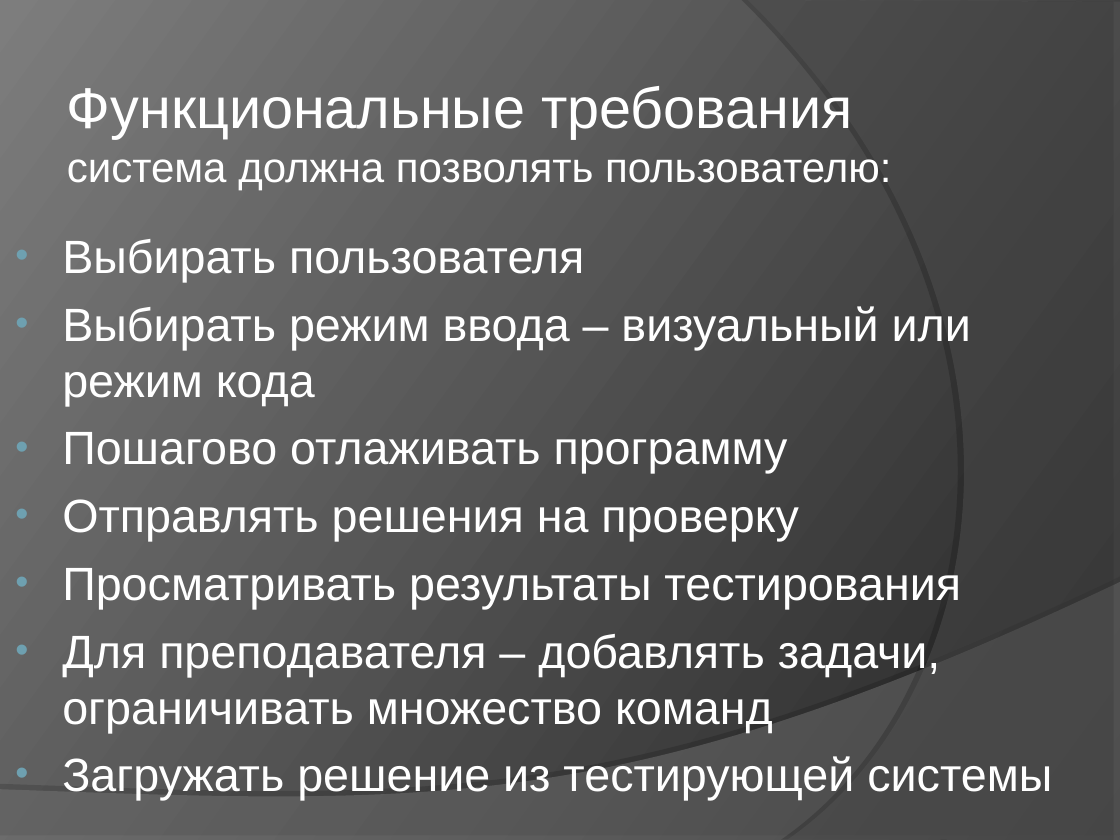
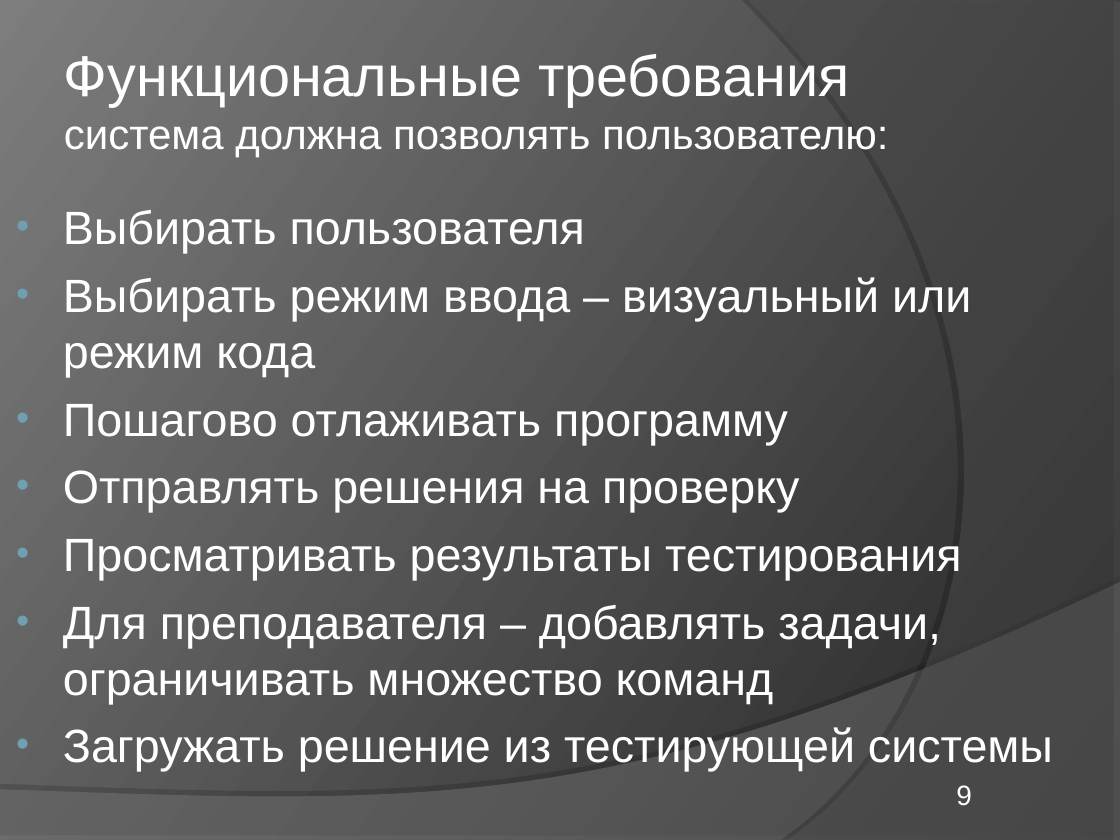
Before and after one commit to elvslv/DiplomaReport, a slide deck: slide 9 of C8503A_Vasilyeva_presentation.ppt. Drawn at 1120x840 pixels with LibreOffice and Linux fonts; fonts in the diff are those of the drawing. Boxes give left, top, right and bottom in pixels: in the first picture for what was removed or moved away, otherwise in the second. Text is boxed around its words. In the diff, an @@ line names an element or a change of style, - is before the commit and + after.

```diff
--- a/C8503A_Vasilyeva_presentation.ppt
+++ b/C8503A_Vasilyeva_presentation.ppt
@@ title "Функциональные требования система должна позволять ...": place and size @@
-title "Функциональные требования система должна позволять ..." at (67, 86, 891, 190)
+title "Функциональные требования система должна позволять ..." at (64, 54, 888, 158)
@@ text "Выбирать пользователя": place and size @@
-text "Выбирать пользователя" at (62, 239, 1052, 800)
+text "Выбирать пользователя" at (63, 210, 1053, 772)
@@ page number added at (956, 785, 972, 806), 18 pt, text #FFFFFF @@
+9
```
Also in this commit, not shown: 21 other slides changed, 2 slides added, 2 slides removed, 1 other file.
